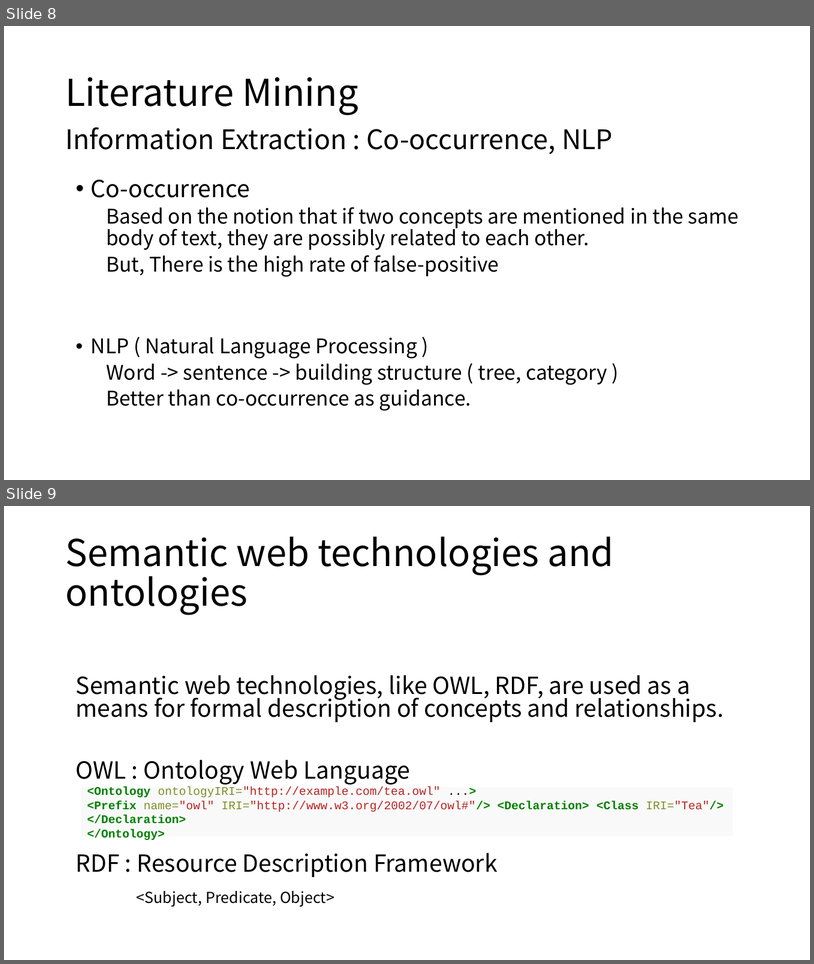
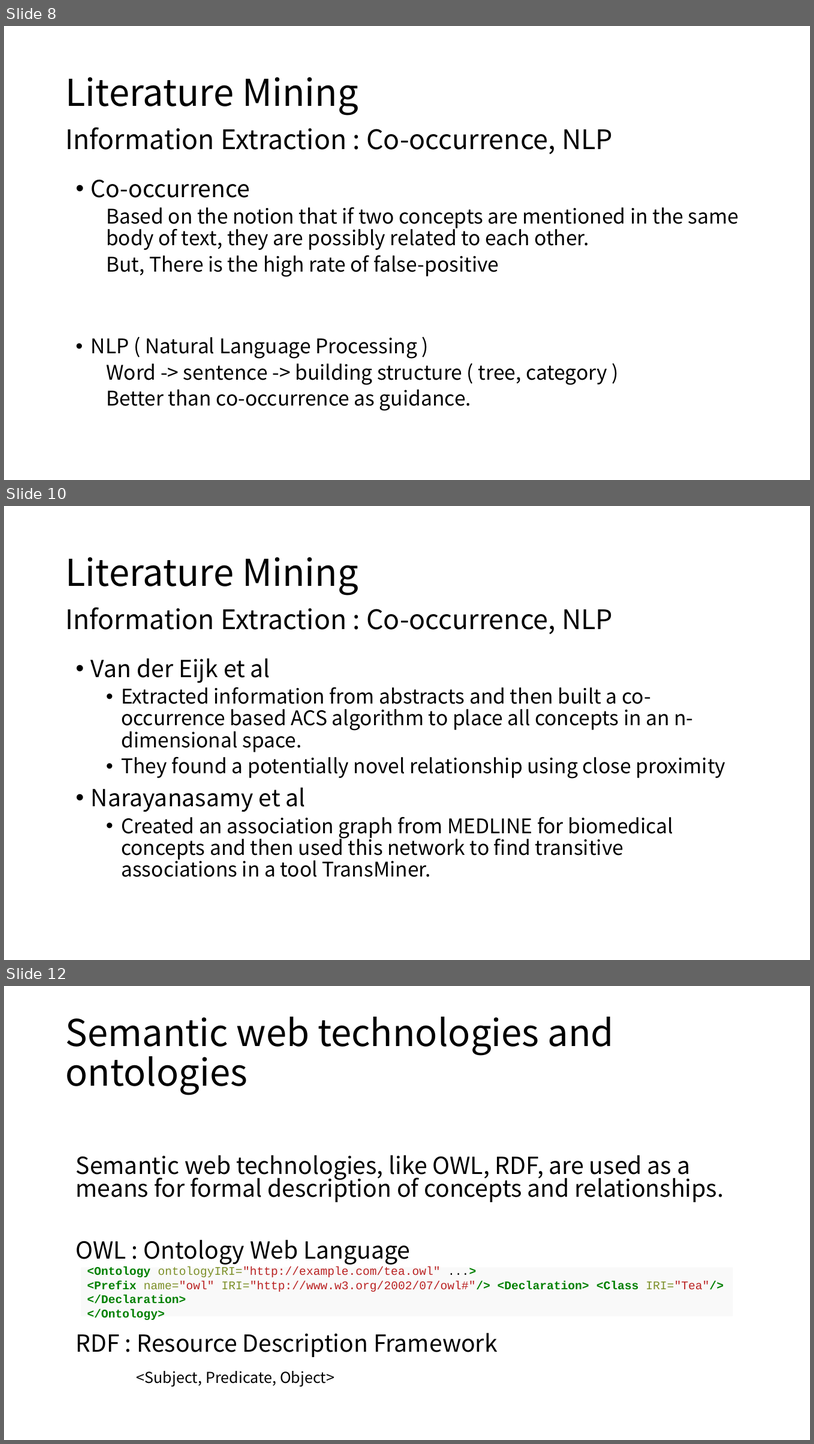
Before and after one commit to moklise/TIL, a slide deck: Review/[3] Literature mining, ontologies and information visualization for drug repurposing/Literature mining, ontologies and information visualization for.pptx. Shown one above the other, each under a label of ours: slides 8 and 9 before the commit, slides 8, 10 and 12 after it; the slides between them are not shown. The pictures are 814x964 and 814x1444 pixels, drawn with LibreOffice and Linux fonts; fonts in the diff are those of the drawing. Boxes give left, top, right and bottom in pixels: in the first picture for what was removed or moved away, otherwise in the second. Text is boxed around its words. In the diff, an @@ line names an element or a change of style, - is before the commit and + after.

Commit message:
[Publication Review] Literature mining, ontologies and information visualization for drug repurposing added PPT

```diff
--- a/Review/[3] Literature mining, ontologies and information visualization for drug repurposing/Literature mining, ontologies and information visualization for.pptx
+++ b/Review/[3] Literature mining, ontologies and information visualization for drug repurposing/Literature mining, ontologies and information visualization for.pptx
@@ slide 10 added at (4, 506, 810, 960), background #FFFFFF @@
@@ title added at (65, 557, 359, 595), 44 pt, text #000000 @@
+Literature Mining
@@ text added at (65, 607, 613, 634), 32 pt, text #000000 @@
+Information Extraction : Co-occurrence, NLP
@@ text added at (91, 658, 726, 877), 24 pt, text #000000 @@
+• Van der Eijk et al
+  • Extracted information from abstracts and then built a co-occurrence based ACS algorithm to place all concepts in an n-dimensional space.
+  • They found a potentially novel relationship using close proximity
+• Narayanasamy et al
+  • Created an association graph from MEDLINE for biomedical concepts and then used this network to find transitive associations in a tool TransMiner.
@@ what was slide 9 is now slide 12 @@
```
Also in this commit, not shown: 9 other slides added, 1 other file.
